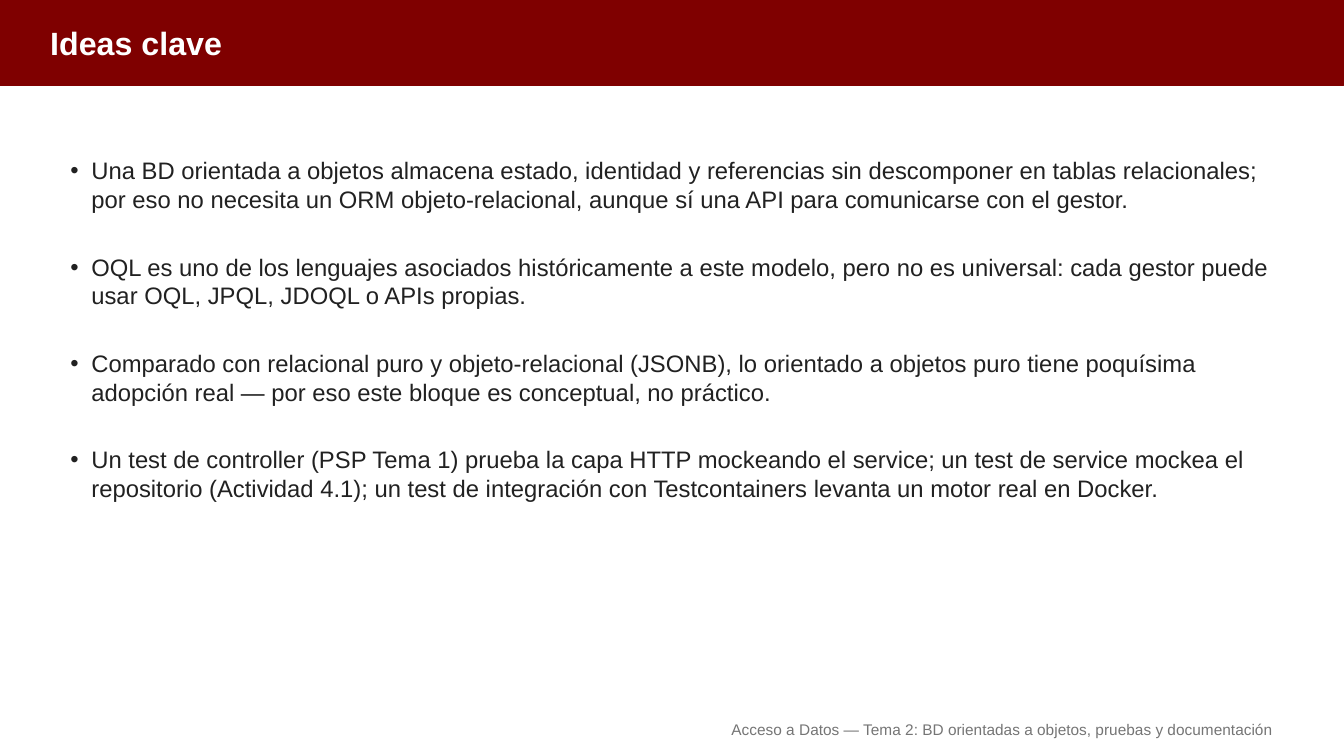
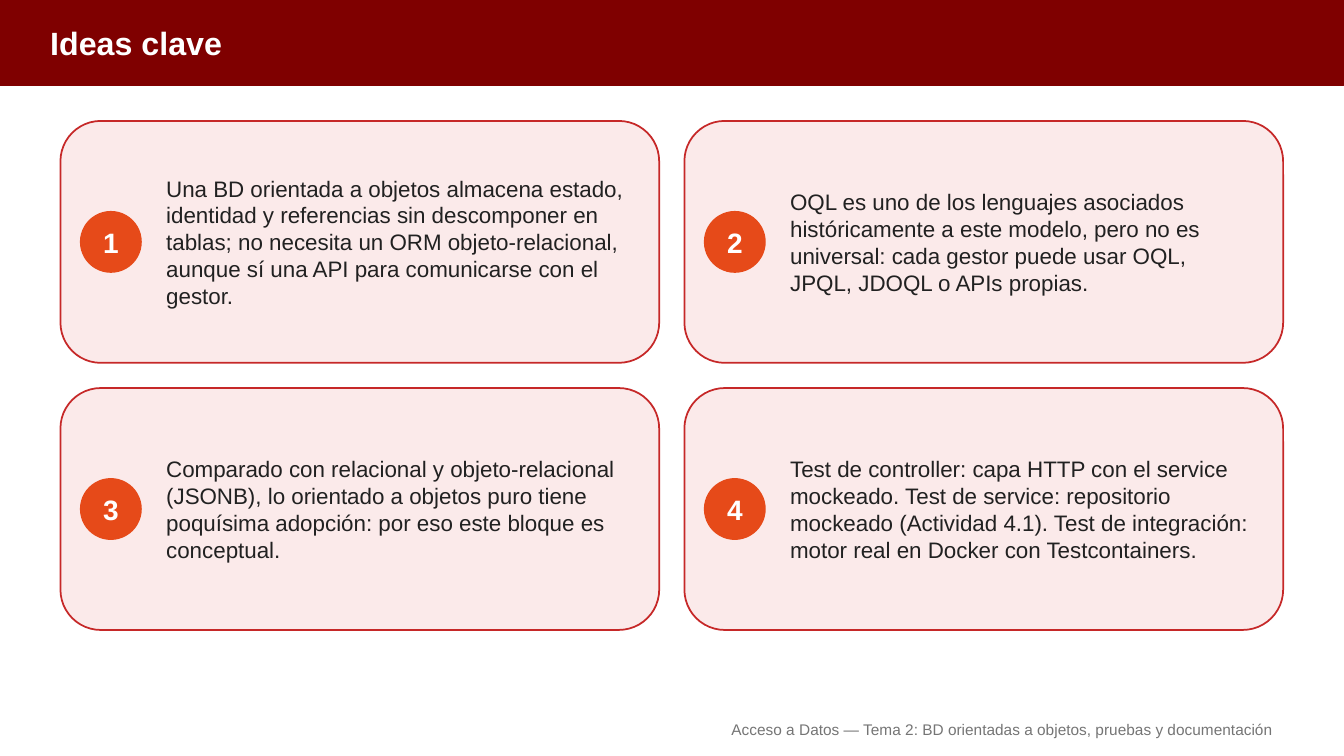
Before and after one commit to aitorventura/acceso-a-datos, a slide deck: slide 23 of docs/tema2/diapositivas/bd-orientadas-a-objetos.pptx (slide 27 before the commit). Drawn at 1344x756 pixels with LibreOffice and Linux fonts; fonts in the diff are those of the drawing. Boxes give left, top, right and bottom in pixels: in the first picture for what was removed or moved away, otherwise in the second. Text is boxed around its words. In the diff, an @@ line names an element or a change of style, - is before the commit and + after.

Commit message:
Tema 2 de AD: infografías en los tres apartados y diapositivas regeneradas
Añade 14 infografías en docs/tema2/img, las inserta en persistencia-objetos-jsonb, consultas-jsonb y bd-orientadas-a-objetos, y regenera sus diapositivas (pptx y pdf), fusionando las que solo tenían un párrafo.

```diff
--- a/docs/tema2/diapositivas/bd-orientadas-a-objetos.pptx
+++ b/docs/tema2/diapositivas/bd-orientadas-a-objetos.pptx
@@ rounded rectangle added at (60,121,659,363), fill #FBEAEA, outline #C62828 1.25 pt @@
@@ rounded rectangle added at (685,121,1284,363), fill #FBEAEA, outline #C62828 1.25 pt @@
@@ text removed at (91,161,1267,502) @@
-• Una BD orientada a objetos almacena estado, identidad y referencias sin descomponer en tablas relacionales; por eso no necesita un ORM objeto-relacional, aunque sí una API para comunicarse con el gestor.
-• OQL es uno de los lenguajes asociados históricamente a este modelo, pero no es universal: cada gestor puede usar OQL, JPQL, JDOQL o APIs propias.
-• Comparado con relacional puro y objeto-relacional (JSONB), lo orientado a objetos puro tiene poquísima adopción real — por eso este bloque es conceptual, no práctico.
-• Un test de controller (PSP Tema 1) prueba la capa HTTP mockeando el service; un test de service mockea el repositorio (Actividad 4.1); un test de integración con Testcontainers levanta un motor real en Docker.
@@ text added at (166,180,623,309), 16 pt, text #212121 @@
+Una BD orientada a objetos almacena estado, identidad y referencias sin descomponer en tablas; no necesita un ORM objeto-relacional, aunque sí una API para comunicarse con el gestor.
@@ text added at (790,193,1200,296), 16 pt, text #212121 @@
+OQL es uno de los lenguajes asociados históricamente a este modelo, pero no es universal: cada gestor puede usar OQL, JPQL, JDOQL o APIs propias.
@@ ellipse added at (81,212,141,272), fill #E64A19, outline #E64A19 1 pt @@
@@ text added at (103,233,119,253), 20 pt, text #FFFFFF, bold @@
+1
@@ ellipse added at (705,212,765,272), fill #E64A19, outline #E64A19 1 pt @@
@@ text added at (727,233,743,253), 20 pt, text #FFFFFF, bold @@
+2
@@ rounded rectangle added at (60,388,659,630), fill #FBEAEA, outline #C62828 1.25 pt @@
@@ rounded rectangle added at (685,388,1284,630), fill #FBEAEA, outline #C62828 1.25 pt @@
@@ ellipse added at (81,479,141,539), fill #E64A19, outline #E64A19 1 pt @@
@@ text added at (166,460,614,563), 16 pt, text #212121 @@
+Comparado con relacional y objeto-relacional (JSONB), lo orientado a objetos puro tiene poquísima adopción: por eso este bloque es conceptual.
@@ ellipse added at (705,479,765,539), fill #E64A19, outline #E64A19 1 pt @@
@@ text added at (790,460,1247,559), 16 pt, text #212121 @@
+Test de controller: capa HTTP con el service mockeado. Test de service: repositorio mockeado (Actividad 4.1). Test de integración: motor real en Docker con Testcontainers.
@@ text added at (103,500,119,521), 20 pt, text #FFFFFF, bold @@
+3
@@ text added at (727,500,743,520), 20 pt, text #FFFFFF, bold @@
+4
```
Also in this commit, not shown: 11 other slides changed, 4 slides removed, 22 other files.
